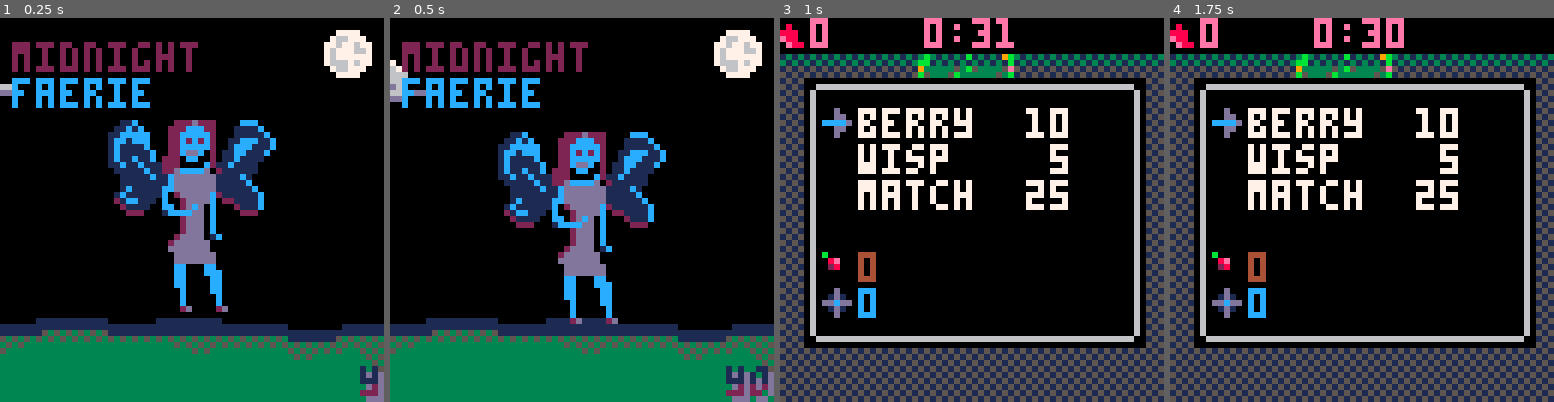
Above: before the commit, frames 1-4 (left to right).
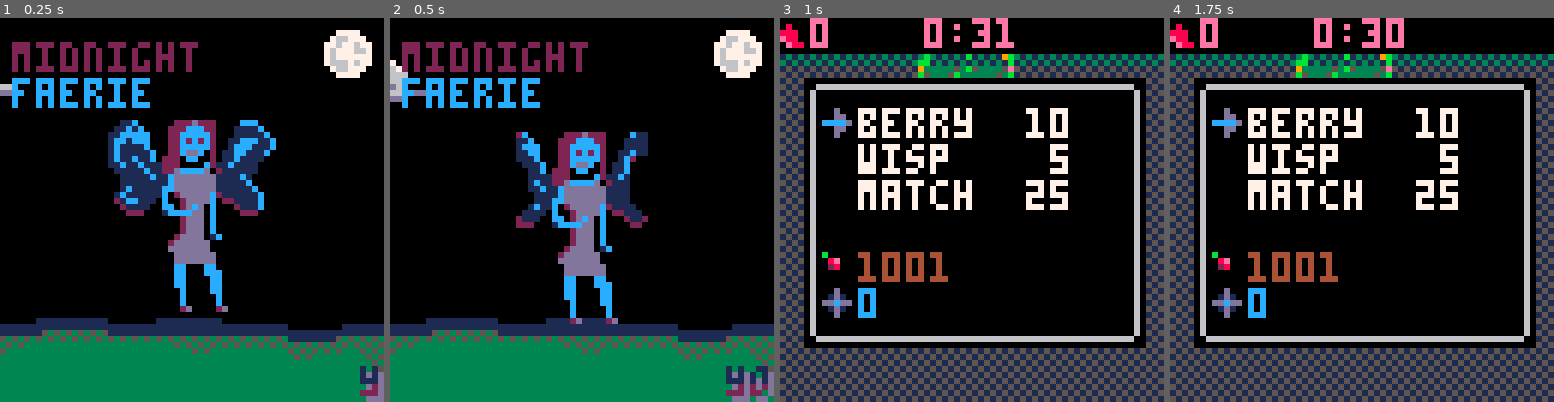
Above: after the commit, the same moments.

Repository: arcanasphere/pico-8-projects
Game: PICO-8 cartridge fairyfarm/midfae-03.p8
Two runs of this game, one before a commit and one after it. Both use one fixed random seed, a clock stepped at 60 frames per second and the inputs below.
Inputs:
- Up to frame 1 (0.25 s): no input
- Up to frame 2 (0.5 s): tap X (X key) at 0.33 s
- Up to frame 3 (1 s): tap O (Z key) at 0.7 s
- Up to frame 4 (1.75 s): tap X (X key) at 1.07 s; hold Right from 1.6 s (still down); tap O (Z key) at 1.7 s

Frame 1 is identical in both runs. In frame 2, 2.5% of the frame differs, in the area x 28-72%, y 29-55%; in frame 3, 1.0%; in frame 4, 1.0%.

Commit message:
Add files via upload

Diff:
--- a/fairyfarm/midfae-03.p8
+++ b/fairyfarm/midfae-03.p8
@@ -29,11 +29,12 @@
   fairy_x=16,
   fairy_y=16,
   fairy_frame=0,
+  fairy_flap=0,
   cloud_x = -18,
   cloud_y = 6,
   msg_frame=-64,
   msg_speed=2,
-  bigmsg = "you are a faerie. every night at midnight, the c …(335 unchanged characters)… e fields will know peace.  tonight the forest will know . . . . . . . . the midnight faerie",
+  bigmsg = "you are a faerie. every night at midnight, the c …(335 unchanged characters)… e fields will know peace.  tonight the fields will know . . . . . . . . the midnight faerie",
 }
 
  player = {
@@ -164,7 +165,7 @@
   hitbox_h=32,
   frame=0,
   hp=1000,
-  speed=51/(30*30), --56 pixels divided by (30 seconds times 30 frames per second)
+  speed=64/(30*30), --56 pixels divided by (30 seconds times 30 frames per second)
  }
 
 end
@@ -466,6 +467,8 @@
 end
 
 function update_title_screen()
+ if title.fairy_flap >=24 then title.fairy_flap = 0 end
+ title.fairy_flap += 1
  if ( title.state == 1 and title.transition_frame == 8 ) then
   gamestate.mode=1
   title.state=0
@@ -739,7 +742,7 @@
 -- draw functions
 
 function draw_game()
- clip(0,6,128,122)
+ clip(0,6,64,58)
  map(0,0,0,0,16,16,0)
  map(16,0,0,0,16,16,0)
  draw_flowers()
@@ -898,7 +901,7 @@
 function draw_menu_fairy()
   local x = title.fairy_x
   local y = title.fairy_y
-  for i=0,4 do
+  for i=0,3 do
     spr(71+i,x+(i*8),y)
     spr(87+i,x+(i*8),y+8)
     spr(104,x+8,y+16)
@@ -928,8 +931,13 @@
 function draw_game_over()
  camera(0,0)
  if gamestate.victory == true then
-    color(12)
-   print("you win!",16,29)
+   color(13)
+   print("you win!",2,4)
+   print("cyclops loves",2,10)
+   print("his",2,16)
+   color(14)
+   print("strawberry",18,16)
+   sspr(104,72,24,24,16,16,48,48)
  else
    if player.alive==true then
      color(8)
@@ -1046,6 +1054,7 @@
   init_incense()
   new_rosebush(8,8,false,500)
   gamestate.timeleft = 31
+  mushroom.hp = 1001
 end
 
 function _update()
@@ -1062,7 +1071,6 @@
     update_menu()
       else if gamestate.mode== 3 then
         update_game_over()
-        draw_game_over()
       end
    end
  end
@@ -1073,7 +1081,7 @@
  cls()
  if gamestate.mode == 0 then
    draw_title_screen()
-   draw_menu_fairy()
+   if title.fairy_flap < 16 then draw_menu_fairy() else sspr(88,32,25,32,title.fairy_x+2,title.fairy_y) end
    color(0)
    print("midnight",3,5)
    print("faerie",3,11)
--- a/fairyfarm/midnight-fae-lua.lua
+++ b/fairyfarm/midnight-fae-lua.lua
@@ -26,6 +26,7 @@
   fairy_x=16,
   fairy_y=16,
   fairy_frame=0,
+  fairy_flap=0,
   cloud_x = -18,
   cloud_y = 6,
   msg_frame=-64,
@@ -161,7 +162,7 @@
   hitbox_h=32,
   frame=0,
   hp=1000,
-  speed=51/(30*30), --56 pixels divided by (30 seconds times 30 frames per second)
+  speed=64/(30*30), --56 pixels divided by (30 seconds times 30 frames per second)
  }
 
 end
@@ -463,6 +464,8 @@
 end
 
 function update_title_screen()
+ if title.fairy_flap >=24 then title.fairy_flap = 0 end
+ title.fairy_flap += 1
  if ( title.state == 1 and title.transition_frame == 8 ) then
   gamestate.mode=1
   title.state=0
@@ -736,7 +739,7 @@
 -- draw functions
 
 function draw_game()
- clip(0,6,128,122)
+ clip(0,6,64,58)
  map(0,0,0,0,16,16,0)
  map(16,0,0,0,16,16,0)
  draw_flowers()
@@ -895,7 +898,7 @@
 function draw_menu_fairy()
   local x = title.fairy_x
   local y = title.fairy_y
-  for i=0,4 do
+  for i=0,3 do
     spr(71+i,x+(i*8),y)
     spr(87+i,x+(i*8),y+8)
     spr(104,x+8,y+16)
@@ -925,8 +928,13 @@
 function draw_game_over()
  camera(0,0)
  if gamestate.victory == true then
-    color(12)
-   print("you win!",16,29)
+   color(13)
+   print("you win!",2,4)
+   print("cyclops loves",2,10)
+   print("his",2,16)
+   color(14)
+   print("strawberry",18,16)
+   sspr(104,72,24,24,16,16,48,48)
  else
    if player.alive==true then
      color(8)
@@ -1042,6 +1050,8 @@
   init_flowers()
   init_incense()
   new_rosebush(8,8,false,500)
+  gamestate.timeleft = 31
+  mushroom.hp = 1001
 end
 
 function _update()
@@ -1058,7 +1068,6 @@
     update_menu()
       else if gamestate.mode== 3 then
         update_game_over()
-        draw_game_over()
       end
    end
  end
@@ -1069,7 +1078,7 @@
  cls()
  if gamestate.mode == 0 then
    draw_title_screen()
-   draw_menu_fairy()
+   if title.fairy_flap < 16 then draw_menu_fairy() else sspr(88,32,25,32,title.fairy_x+2,title.fairy_y) end
    color(0)
    print("midnight",3,5)
    print("faerie",3,11)
Not shown, changed: 52 lines of the sprite sheet (__gfx__) section of fairyfarm/midfae-03.p8
